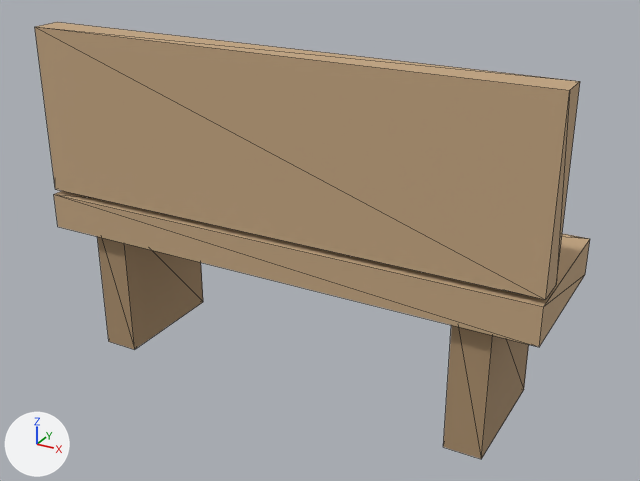
Renders of the glTF model public/models/bench.glb from each side of a commit.
Camera for both pictures: a camera (50 mm lens) standing at (1.323, -2.309, 1.636) and looking at (0.061, -0.015, 0.49). Lighting does not change. The marker at lower left points along +X, +Y and +Z. The older version comes first. Mesh edges are drawn as thin lines. Where no turn or scale is listed for an object, it has been applied to the vertices.

The scene before the commit, as lines of its bpy script (objects in view):
```python
me_cube_112 = bpy.data.meshes.new('Cube.112')
me_cube_112.from_pydata(...)  # a box spanning x -0.85..0.85, y -0.25..0.25, z -0.06..0.06
me_cube_112.materials.append(mat_wood)  # beige #c4a681
me_cube_113 = bpy.data.meshes.new('Cube.113')
me_cube_113.from_pydata(...)  # a box spanning x -0.85..0.85, y -0.05..0.05, z -0.28..0.28
me_cube_113.materials.append(mat_wood)  # beige #c4a681
me_cube_114 = bpy.data.meshes.new('Cube.114')
me_cube_114.from_pydata(...)  # a box spanning x -0.06..0.06, y -0.21..0.21, z -0.25..0.25
me_cube_114.materials.append(mat_wooddark)  # brown #aa8e6c
ob_bnback = bpy.data.objects.new('BnBack', me_cube_113)
ob_bnback.location = (0.0, -0.19, 0.85)
ob_bnlegl = bpy.data.objects.new('BnLegL', me_cube_114)
ob_bnlegl.location = (-0.65, 0.0, 0.25)
ob_bnseat = bpy.data.objects.new('BnSeat', me_cube_112)
ob_bnseat.location = (0.0, 0.0, 0.5)
# also in view: 'BnLegR' at (0.65, 0.0, 0.25)
```
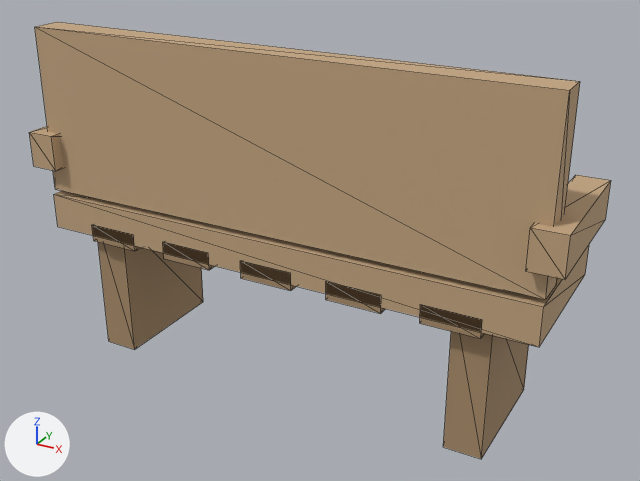
Pixel boxes [x1, y1, x2, y2] of what changed, in the pictures (640 x 481 px):
'BnArmR', added (beige): after [526, 175, 611, 280]
'BnArmL', added (beige): after [29, 126, 63, 171]
'BnSlat.004', added (brown): after [420, 305, 485, 339]
'BnSlat.003', added (brown): after [326, 282, 385, 314]
'BnSlat.001', added (brown): after [163, 242, 215, 270]
'BnSlat.002', added (brown): after [240, 261, 296, 291]
'BnSlat', added (brown): after [92, 225, 141, 251]

The change in detail:
Mesh me_cube_159 is new.
It is a box spanning x -0.09..0.09, y -0.25..0.25, z -0.03..0.03.
It uses material mat_wooddark (brown #aa8e6c).
Mesh me_cube_164 is new.
It is a box spanning x -0.05..0.05, y -0.225..0.225, z -0.06..0.06.
It uses material mat_wood (beige #c4a681).
Object 'BnSlat.004' (ob_bnslat_004) is new; it shows me_cube_159.
Its location is (0.6, 0.0, 0.45).
Object 'BnSlat.003' (ob_bnslat_003) is new; it shows a copy of me_cube_159.
Its location is (0.3, 0.0, 0.45).
Object 'BnSlat.002' (ob_bnslat_002) is new; it shows a copy of me_cube_159.
Its location is (0.0, 0.0, 0.45).
Object 'BnSlat.001' (ob_bnslat_001) is new; it shows a copy of me_cube_159.
Its location is (-0.3, 0.0, 0.45).
Object 'BnSlat' (ob_bnslat) is new; it shows a copy of me_cube_159.
Its location is (-0.6, 0.0, 0.45).
Object 'BnArmR' (ob_bnarmr) is new; it shows me_cube_164.
Its location is (0.85, -0.05, 0.72).
Object 'BnArmL' (ob_bnarml) is new; it shows a copy of me_cube_164.
Its location is (-0.85, -0.05, 0.72).
